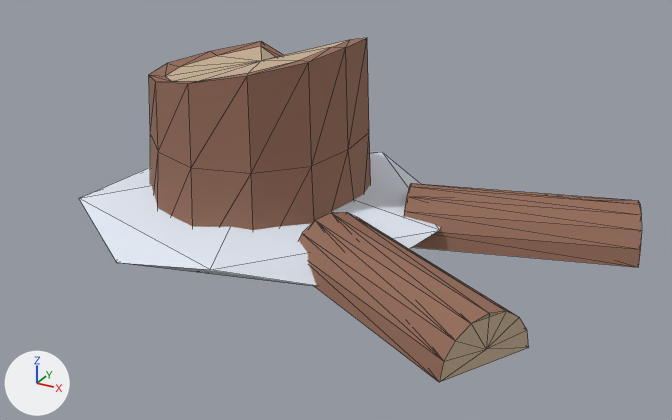
Renders of the glTF model apps/web/public/models/trees/TREE_STUMP.glb from each side of a commit.
Rendered twice from a 50 mm camera at (1.459, -2.175, 1.146) aimed at (0.273, -0.019, 0.067). Lighting does not change. The marker at lower left points along +X, +Y and +Z. The older version comes first. Mesh edges are drawn as thin lines. Vertices at exactly the same position are counted once.

Names of what the first picture shows: 'TREE_STUMP'.
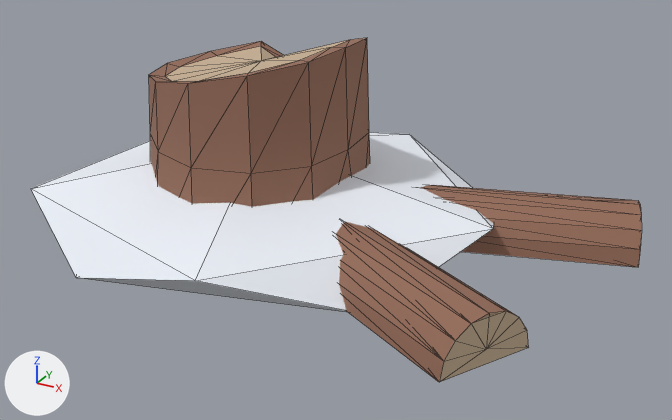
What differs and where, as boxes (x1, y1, x2, y2) in the pictures (672 x 420 px; the box of a moved part takes in the faces that stretch with it):
'TREE_STUMP', reshaped (9% wider): before (79, 38, 642, 382); after (31, 38, 642, 382)
part 1 of me_tree_stump, moved or reshaped: before (79, 152, 440, 286); after (31, 132, 494, 312)

Diff of the bpy script that builds the scene:
```diff
--- a/apps/web/public/models/trees/TREE_STUMP.glb.py
+++ b/apps/web/public/models/trees/TREE_STUMP.glb.py
@@ me_tree_stump @@
 # used by ob_tree_stump; location = (0.0, 0.0, 0.0)
-me_tree_stump.from_pydata(...)  # 101 vertices, 200 faces; spans x -0.54..1.09, y -0.59..0.54, z -0.05..0.54
+me_tree_stump.from_pydata(...)  # 101 vertices, 200 faces; spans x -0.68..1.09, y -0.61..0.68, z -0.05..0.54
+# me_tree_stump part 1: the loose piece of 12 vertices spanning x -0.54..0.59, y -0.49..0.54, z -0.02..0.14 is scaled about the mesh origin by (1.26, 1.24, 1.57)
 me_tree_stump.materials.append(mat_tree_bark_red)
```
